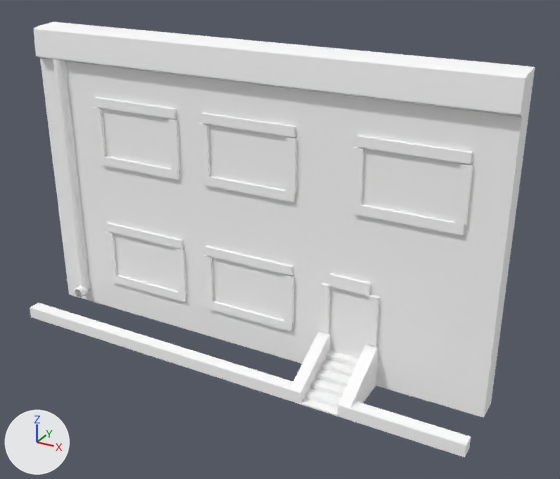
What one commit did to the glTF model assets/models/street.glb.
Before and after are seen from a 50 mm camera at (14.7, -22.0, 17.3) aimed at (1.6, 1.8, 5.4). Lighting does not change. The marker at lower left points along +X, +Y and +Z. Where no turn or scale is listed for an object, it has been applied to the vertices. Vertices at the same position are counted once.
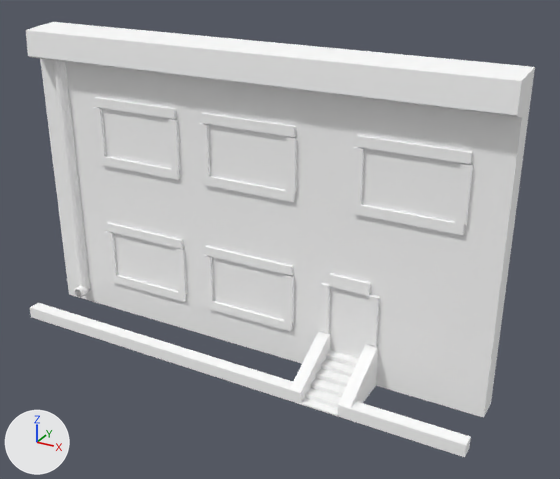
Where the newer file only moved an object's origin or applied its transform, the numbers keep the older frame.

What differs and where, as boxes [x1, y1, x2, y2] in the pictures (560 x 479 px; the box of a moved part takes in the faces that stretch with it):
'mesh', reshaped
    before: [34, 22, 535, 418]
    after: [26, 22, 535, 418]
'mesh.019', moved
    before: [351, 147, 364, 205]
    after: [199, 123, 211, 177]
'mesh.023', moved
    before: [319, 283, 331, 333]
    after: [351, 147, 364, 205]
'mesh.015', moved
    before: [199, 123, 211, 177]
    after: [93, 107, 106, 157]
'mesh.011', moved
    before: [93, 107, 106, 157]
    after: [203, 254, 214, 302]
'mesh.003', moved
    before: [105, 231, 118, 276]
    after: [319, 283, 331, 333]
'mesh.006', moved
    before: [176, 248, 187, 295]
    after: [105, 231, 118, 276]
part 1 of me_mesh_0, moved or reshaped
    before: [34, 27, 535, 117]
    after: [26, 27, 535, 117]

Diff of the bpy script that builds the scene:
```diff
--- a/assets/models/street.glb.py
+++ b/assets/models/street.glb.py
@@ me_mesh_0 @@
 me_mesh_0.from_pydata(...)  # 36 vertices, 68 faces; spans x -10.0..10.0, y 1.8..3.1, z 0.0..12.6
 # used by ob_mesh; location = (0.0, 0.0, 0.0)
 # before: 24 (-9.9, 1.8, 11.4) at pixel (35, 54), 25 (10.0, 1.8, 11.4) at pixel (520, 112), 30 (-9.9, 1.8, 12.4) at pixel (33, 29), 31 (10.0, 1.8, 12.4) at pixel (525, 78)
-me_mesh_0.vertices[1].co = (10.0, 1.8, 11.3)  # pixel (520, 114)
-me_mesh_0.vertices[16].co = (-9.9, 1.8, 11.3)  # pixel (35, 56)
+# me_mesh_0 part 1
+for i in [24, 25, 30, 31]: me_mesh_0.vertices[i].co += Vector((0.0, -0.4, 0.0))
+me_mesh_0.vertices[1].co = (10.0, 1.5, 11.3)  # pixel (517, 117)
+me_mesh_0.vertices[16].co = (-9.9, 1.5, 11.3)  # pixel (30, 57)
 me_mesh_0.materials.append(mat_material_0)
@@ ob_mesh_003 @@
 ob_mesh_003 = bpy.data.objects.new('mesh.003', me_mesh_3)
-ob_mesh_003.location = (-7.31, 0.0, 0.0)
+ob_mesh_003.location = (3.25, 0.0, 0.0)
@@ ob_mesh_006 @@
 ob_mesh_006 = bpy.data.objects.new('mesh.006', me_mesh_6)
-ob_mesh_006.location = (-3.5, 0.0, 0.0)
+ob_mesh_006.location = (-7.31, 0.0, 0.0)
@@ ob_mesh_011 @@
 ob_mesh_011 = bpy.data.objects.new('mesh.011', me_mesh_11)
-ob_mesh_011.location = (-7.31, 0.0, 0.0)
+ob_mesh_011.location = (-2.12, 0.0, 0.0)
@@ ob_mesh_015 @@
 ob_mesh_015 = bpy.data.objects.new('mesh.015', me_mesh_15)
-ob_mesh_015.location = (-2.06, 0.0, 0.0)
+ob_mesh_015.location = (-7.31, 0.0, 0.0)
@@ ob_mesh_019 @@
 ob_mesh_019 = bpy.data.objects.new('mesh.019', me_mesh_19)
-ob_mesh_019.location = (4.38, 0.0, 0.0)
+ob_mesh_019.location = (-2.06, 0.0, 0.0)
@@ ob_mesh_023 @@
 ob_mesh_023 = bpy.data.objects.new('mesh.023', me_mesh_23)
-ob_mesh_023.location = (3.25, 0.0, 0.0)
+ob_mesh_023.location = (4.38, 0.0, 0.0)
```
